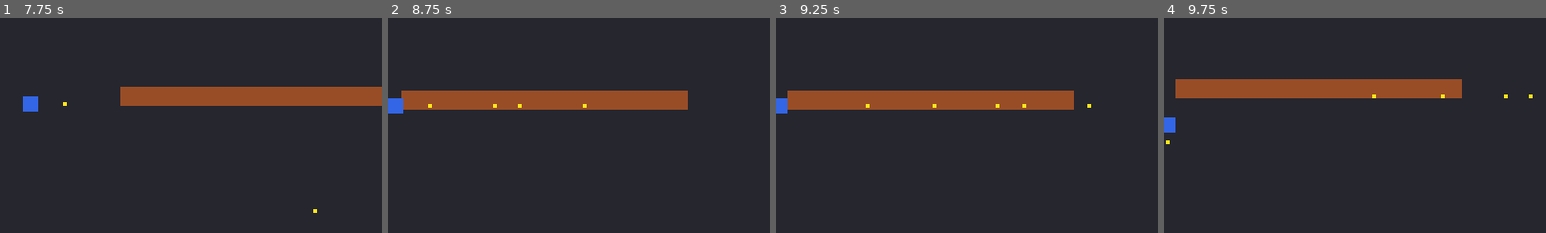
Above: before the commit, frames 1-4 (left to right).
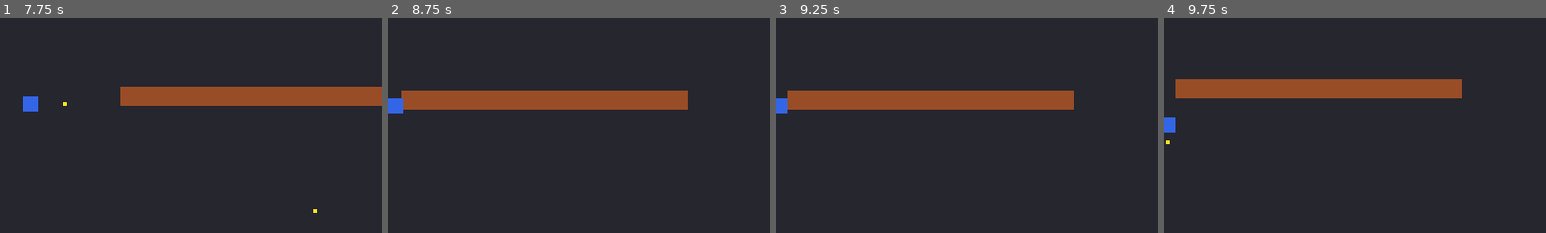
Above: after the commit, the same moments.

Repository: peter-lee97/sweaty-candy
Game: Godot game, scene res://scenes/ui/main_menu.tscn
Two runs of this game, one before a commit and one after it. Both use one fixed random seed, a clock stepped at 60 frames per second and the inputs below.
Inputs (mouse positions are % of the whole screen's width and height, from its top left):
- Up to frame 1 (7.75 s): click "SINGLE PLAYER" at 0.5 s; click "X" at 1.25 s; move the mouse to (45, 70) at 2.02 s; press the mouse at (45, 70) at 2.03 s; hold W (move_up) 2.03-3.53 s; move the mouse to (80, 65) at 2.77 s; release the mouse at (80, 65) at 2.78 s; click (80, 65) at 2.85 s; move the mouse to (20, 35) at 3.52 s; press the mouse at (20, 35) at 3.53 s; hold A (move_left) 3.53-5.03 s; move the mouse to (55, 50) at 4.27 s; release the mouse at (55, 50) at 4.28 s; click (55, 50) at 4.35 s; move the mouse to (35, 25) at 5.02 s; press the mouse at (35, 25) at 5.03 s; hold S (move_down) 5.03-5.78 s; move the mouse to (72, 45) at 5.77 s; release the mouse at (72, 45) at 5.78 s; hold D (move_right) 5.78-6.53 s; click (72, 45) at 5.85 s; move the mouse to (30, 55) at 6.52 s; press the mouse at (30, 55) at 6.53 s; hold W (move_up) 6.53-7.28 s; move the mouse to (60, 28) at 7.27 s; release the mouse at (60, 28) at 7.28 s; hold D (move_right) from 7.28 s (still down); click (60, 28) at 7.35 s
- Up to frame 2 (8.75 s): keep holding D (move_right); move the mouse to (45, 70) at 8.02 s; press the mouse at (45, 70) at 8.03 s
- Up to frame 3 (9.25 s): keep holding D (move_right); move the mouse to (80, 65) at 8.77 s; release the mouse at (80, 65) at 8.78 s; click (80, 65) at 8.85 s
- Up to frame 4 (9.75 s): move the mouse to (20, 35) at 9.52 s; release D (move_right) at 9.53 s; press the mouse at (20, 35) at 9.53 s; hold S (move_down) from 9.53 s (still down)
The pictures show only the part of the screen within x 50-100%, y 29-79%; the shares and areas given below are measured in that part.

Frame 1 is identical in both runs. In frame 2, less than 0.1% of the frame differs, in the area x 10-52%, y 40-42%; in frame 3, less than 0.1%, in the area x 23-83%, y 40-42%; in frame 4, less than 0.1%.

Commit message:
Fix enemy collision detection and dead code cleanup
- Change projectile from Area2D to CharacterBody2D with move_and_collide
  for reliable collision detection (Area2D body_entered missed fast-moving
  projectiles moved by direct position setting)
- Add 'obstacle' group check so projectiles despawn on obstacles
- Remove unused _original_color and _ready from enemy_base.gd
- Fix _flash_hit to restore modulate to white instead of _original_color
- Remove Area2D type hint from player.gd projectile variable

Diff:
--- a/client/scenes/projectiles/projectile.tscn
+++ b/client/scenes/projectiles/projectile.tscn
@@ -5,7 +5,7 @@
 [sub_resource type="RectangleShape2D" id="RectangleShape2D_proj"]
 size = Vector2(8, 8)
 
-[node name="Projectile" type="Area2D"]
+[node name="Projectile" type="CharacterBody2D"]
 collision_layer = 4
 collision_mask = 18
 script = ExtResource("1_script")
@@ -17,5 +17,3 @@
 
 [node name="CollisionShape2D" type="CollisionShape2D" parent="."]
 shape = SubResource("RectangleShape2D_proj")
-
-[connection signal="body_entered" from="." to="." method="_on_body_entered"]
--- a/client/scripts/enemies/enemy_base.gd
+++ b/client/scripts/enemies/enemy_base.gd
@@ -5,11 +5,6 @@
 @export var score_value: int = 100
 
 var _knockback: Vector2 = Vector2.ZERO
-var _original_color: Color
-
-
-func _ready() -> void:
-	_original_color = $Sprite.modulate
 
 
 func _physics_process(delta: float) -> void:
@@ -37,7 +32,7 @@
 	await get_tree().create_timer(0.1).timeout
 	if is_queued_for_deletion():
 		return
-	$Sprite.modulate = _original_color
+	$Sprite.modulate = Color(1.0, 1.0, 1.0, 1.0)
 
 
 func _die() -> void:
--- a/client/scripts/player/player.gd
+++ b/client/scripts/player/player.gd
@@ -29,7 +29,7 @@
 		return
 	if GameData.multiplayer_session_active:
 		return
-	var projectile: Area2D = projectile_scene.instantiate()
+	var projectile = projectile_scene.instantiate()
 	projectile.global_position = global_position
 	projectile.set_direction(_aim_direction)
 	get_tree().current_scene.add_child(projectile)
--- a/client/scripts/projectiles/projectile.gd
+++ b/client/scripts/projectiles/projectile.gd
@@ -1,4 +1,4 @@
-extends Area2D
+extends CharacterBody2D
 
 @export var speed: float = 500.0
 @export var damage: int = 25
@@ -11,13 +11,11 @@
 
 
 func _physics_process(delta: float) -> void:
-	position += _direction * speed * delta
-
-
-func _on_body_entered(body: Node2D) -> void:
-	if body.is_in_group("world"):
-		queue_free()
-	elif body.is_in_group("enemy"):
-		if body.has_method("take_damage"):
+	var collision := move_and_collide(_direction * speed * delta)
+	if collision:
+		var body := collision.get_collider()
+		if body.is_in_group("world") or body.is_in_group("obstacle"):
+			queue_free()
+		elif body.is_in_group("enemy") and body.has_method("take_damage"):
 			body.take_damage(damage, global_position.direction_to(body.global_position))
-		queue_free()
+			queue_free()
